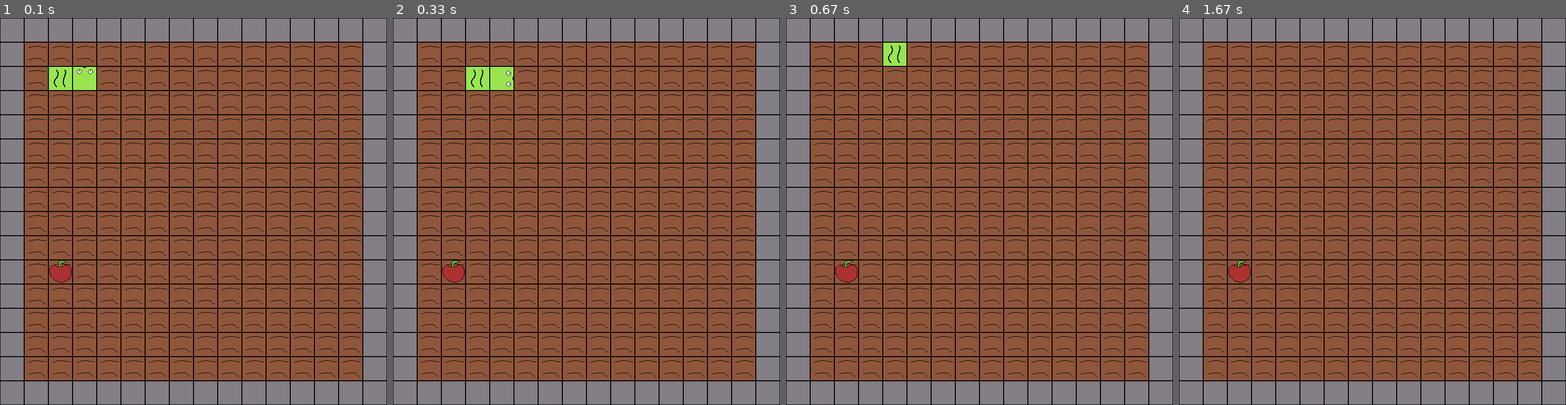
Above: before the commit, frames 1-4 (left to right).
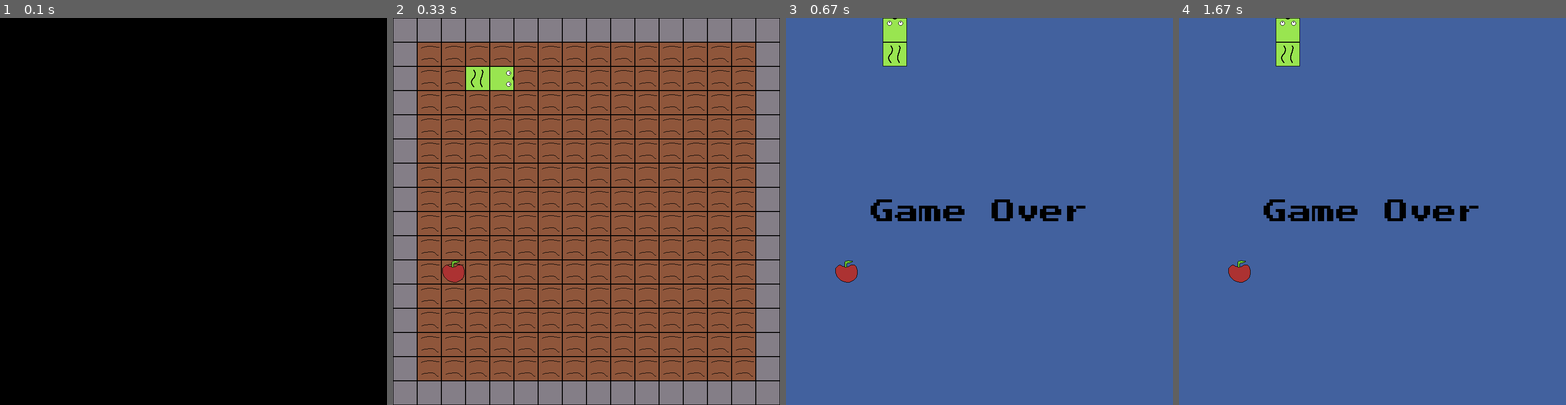
Above: after the commit, the same moments.

Repository: Huikke/Pygame-minigames
Game: pygame game, started from Snake/game.py
The game is run twice, just before and just after one commit, with the same random seed, the same clock (stepped at 60 frames per second) and the same inputs.
Inputs:
- Up to frame 1 (0.1 s): no input
- Up to frame 2 (0.33 s): no input
- Up to frame 3 (0.67 s): tap W at 0.33 s
- Up to frame 4 (1.67 s): no input

The runs differ from the first frame. In frame 1, 90% of the frame differs, in the area x 0-100%, y 0-100%; in frame 2, nothing differs; in frame 3, 99%; in frame 4, 100%.

Commit message:
added ending screen (and fixed bugs on the way)

Diff:
--- a/Snake/game.py
+++ b/Snake/game.py
@@ -13,13 +13,23 @@
             board[apple_x][apple_y] = "a"
             return apple_x, apple_y
 
+def blit_snake():
+    for i in range(0,16):
+        for j in range(0,16):
+            if board[i][j] == 0 or board[i][j] == "w":
+                continue
+            elif board[i][j] == snake_len:
+                screen.blit(rotated_snake_head,(j*50,i*50))
+            elif board[i][j] == "a":
+                screen.blit(apple,(apple_y*50,apple_x*50))
+            else:
+                screen.blit(snake_body,(j*50,i*50))
+
+# Pygame methods and variables
 pygame.init()
 screen = pygame.display.set_mode((800,800))
 clock = pygame.time.Clock()
-# Set font for use
-# https://www.pygame.org/docs/ref/font.html
-font = pygame.font.SysFont(None, 50)
-# Window title
+font = pygame.font.Font("font/PressStart2P-Regular.ttf", 50)
 pygame.display.set_caption("Snake")
 
 # Load art
@@ -29,6 +39,8 @@
 rotated_snake_head = snake_head
 snake_body = pygame.image.load("art/snake_body.png").convert()
 apple = pygame.image.load("art/apple.png").convert_alpha()
+text_game_over = font.render("Game Over", False, "Black")
+text_game_over_rect = text_game_over.get_rect(center = (400, 400))
 
 # Make the board
 # 0 = ground, "w" = wall, 1..n = body, n+1 = head
@@ -56,101 +68,97 @@
 while True:
     # Takes care of closing the program
     for event in pygame.event.get():
-        if event.type == pygame.QUIT or game_over:
+        if event.type == pygame.QUIT:
             pygame.quit()
             sys.exit()
 
-    # Gameplay related variables
-    grow = False
+    if game_over == False:
+        # Gameplay related variables
+        grow = False
 
-    # Observes keys
-    key_down = pygame.key.get_pressed()
-    if key_down[pygame.K_LEFT] or key_down[pygame.K_a]:
-        direction = (0, -1)
-    if key_down[pygame.K_RIGHT] or key_down[pygame.K_d]:
-        direction = (0, 1)
-    if key_down[pygame.K_DOWN] or key_down[pygame.K_s]:
-        direction = (1, 0)
-    if key_down[pygame.K_UP] or key_down[pygame.K_w]:
-        direction = (-1, 0)
+        # Observes keys
+        key_down = pygame.key.get_pressed()
+        if key_down[pygame.K_LEFT] or key_down[pygame.K_a]:
+            direction = (0, -1)
+        if key_down[pygame.K_RIGHT] or key_down[pygame.K_d]:
+            direction = (0, 1)
+        if key_down[pygame.K_DOWN] or key_down[pygame.K_s]:
+            direction = (1, 0)
+        if key_down[pygame.K_UP] or key_down[pygame.K_w]:
+            direction = (-1, 0)
 
-    # Movement
-    if fps_timer == 10:
-        fps_timer = 0
+        # Movement
+        if fps_timer == 10:
+            fps_timer = 0
 
-        # check head location
-        for i in range(1,15):
-            for j in range(1,15):
-                if board[i][j] == snake_len:
-                    # Stops snake moving backwards
-                    if board[i + direction[0]][j + direction[1]] == snake_len - 1:
-                        direction = (-direction[0], -direction[1])
-
-                    next_tile = (i + direction[0], j + direction[1])
-
-                    # Detects if apple is eaten and is game over
-                    if board[i + direction[0]][j + direction[1]] == "a":
-                        grow = True
-                        snake_len += 1
-                    elif board[i + direction[0]][j + direction[1]] == "w":
-                        game_over = True
-                    elif board[i + direction[0]][j + direction[1]] > 1:
-                        game_over = True
-
-        # does depending if apple is eaten
-        if not grow:
+            # check head location
             for i in range(1,15):
                 for j in range(1,15):
-                    if board[i][j] != 0 and board[i][j] != "a":
-                        board[i][j] -= 1
+                    if board[i][j] == snake_len:
+                        # Stops snake moving backwards
+                        if board[i + direction[0]][j + direction[1]] == snake_len - 1:
+                            direction = (-direction[0], -direction[1])
+
+                        next_tile = (i + direction[0], j + direction[1])
+
+                        # Detects if apple is eaten and is game over
+                        if board[i + direction[0]][j + direction[1]] == "a":
+                            grow = True
+                            snake_len += 1
+                        elif board[i + direction[0]][j + direction[1]] == "w":
+                            game_over = True
+                        elif board[i + direction[0]][j + direction[1]] > 1:
+                            game_over = True
+
+            # does depending if apple is eaten
+            if not grow:
+                for i in range(1,15):
+                    for j in range(1,15):
+                        if board[i][j] != 0 and board[i][j] != "a":
+                            board[i][j] -= 1
+            else:
+                apple_x, apple_y = spawn_apple()
+
+            # places head to next tile
+            board[next_tile[0]][next_tile[1]] = snake_len
+
+            # Rotate snake's head
+            match direction:
+                case (-1, 0):
+                    angle = 0
+                case (0, -1):
+                    angle = 90
+                case (1, 0):
+                    angle = 180
+                case (0, 1):
+                    angle = 270
+            rotated_snake_head = pygame.transform.rotate(snake_head, angle)
+
+            # debug
+            for i in board:
+                print(i)
+
+            # Blit walls
+            for i in range(0,800,50):
+                screen.blit(wall,(i,0))
+                screen.blit(wall,(0,i))
+                screen.blit(wall,(750,i))
+                screen.blit(wall,(i,750))
+
+            # Blit grounds
+            for i in range(50, 750, 50):
+                for j in range(50, 750, 50):
+                    screen.blit(ground,(i,j))
+
+            # Blit snake (and apple)
+            blit_snake()
+
         else:
-            apple_x, apple_y = spawn_apple()
-
-        # places head to next tile
-        board[next_tile[0]][next_tile[1]] = snake_len
-
-        # Rotate snake's head
-        match direction:
-            case (-1, 0):
-                angle = 0
-            case (0, -1):
-                angle = 90
-            case (1, 0):
-                angle = 180
-            case (0, 1):
-                angle = 270
-        rotated_snake_head = pygame.transform.rotate(snake_head, angle)
-
-        # debug
-        for i in board:
-            print(i)
-
-    # Blit walls
-    for i in range(0,800,50):
-        screen.blit(wall,(i,0))
-        screen.blit(wall,(0,i))
-        screen.blit(wall,(750,i))
-        screen.blit(wall,(i,750))
-
-    # Blit grounds
-    for i in range(50, 750, 50):
-        for j in range(50, 750, 50):
-            screen.blit(ground,(i,j))
-
-    # Blit snake
-    for i in range(1,15):
-        for j in range(1,15):
-            if board[i][j] == 0:
-                continue
-            elif board[i][j] == snake_len:
-                screen.blit(rotated_snake_head,(j*50,i*50))
-            elif board[i][j] == "a":
-                screen.blit(apple,(apple_y*50,apple_x*50))
-            else:
-                screen.blit(snake_body,(j*50,i*50))
-
+            fps_timer += 1
     else:
-        fps_timer += 1
+        screen.fill((66, 97, 158))
+        blit_snake()
+        screen.blit(text_game_over,text_game_over_rect)
 
 
     pygame.display.update()
Binary file added: Snake/font/PressStart2P-Regular.ttf
